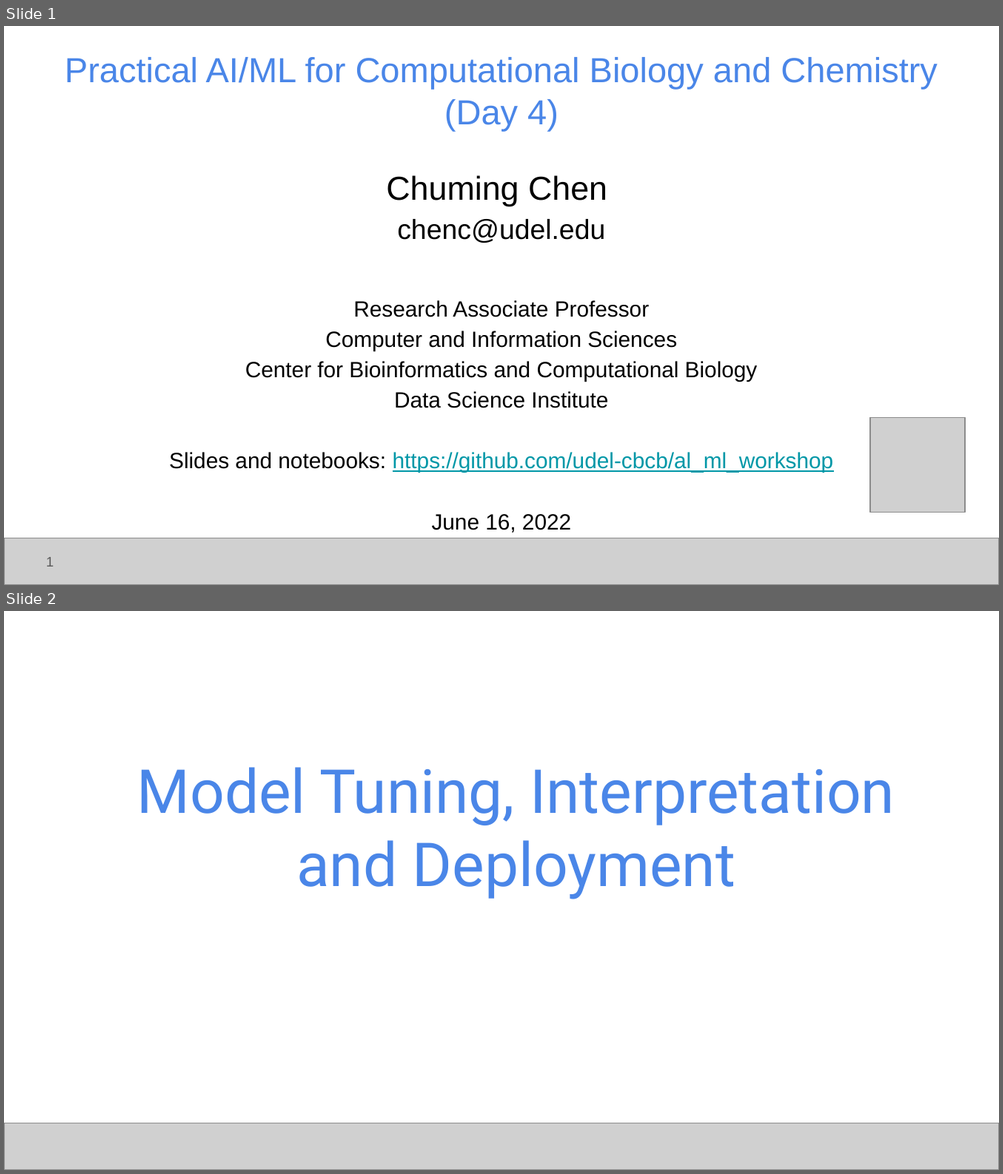
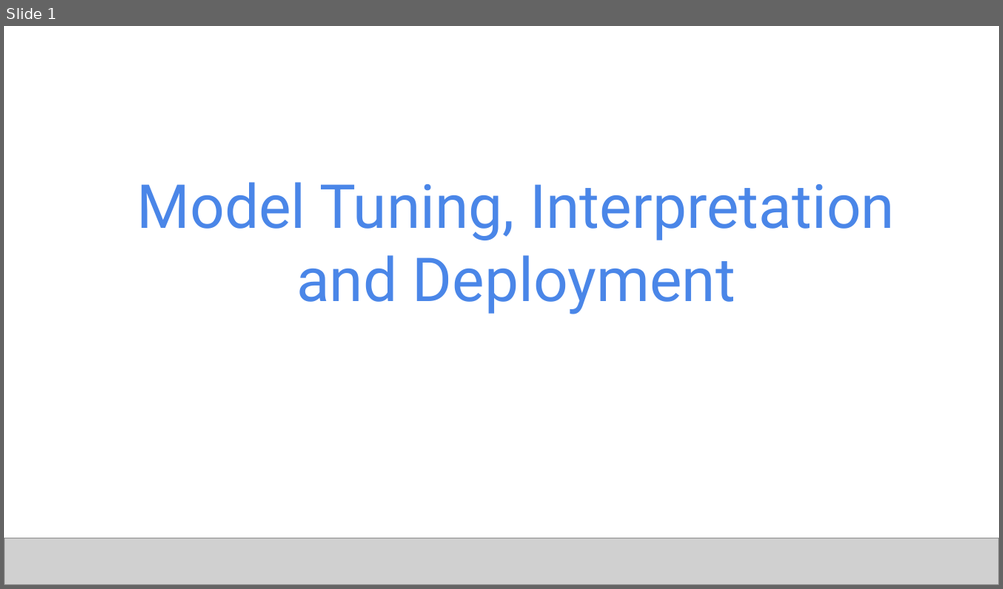
Before and after one commit to udel-cbcb/NIGMS-Sandbox-UD, a slide deck: Submodule_4/Lectures/Submodule_4_Lecture_2_Model_Tuning_Interpretation_Deployment.pptx. Shown one above the other, each under a label of ours: slides 1 and 2 before the commit, slide 1 after it. The pictures are 1003x1174 and 1003x589 pixels, drawn with LibreOffice and Linux fonts; fonts in the diff are those of the drawing; grey boxes stand for pictures. Boxes give left, top, right and bottom in pixels: in the first picture for what was removed or moved away, otherwise in the second. Text is boxed around its words. In the diff, an @@ line names an element or a change of style, - is before the commit and + after.

```diff
--- a/Submodule_4/Lectures/Submodule_4_Lecture_2_Model_Tuning_Interpretation_Deployment.pptx
+++ b/Submodule_4/Lectures/Submodule_4_Lecture_2_Model_Tuning_Interpretation_Deployment.pptx
@@ slide 1 removed at (4, 26, 999, 585), background #FFFFFF @@
@@ title removed at (65, 57, 937, 131) @@
-Practical AI/ML for Computational Biology and Chemistry
-(Day 4)
@@ text removed at (169, 175, 834, 533) @@
-Chuming Chen
-chenc@udel.edu
-Research Associate Professor
-Computer and Information Sciences
-Center for Bioinformatics and Computational Biology
-Data Science Institute
-Slides and notebooks: https://github.com/udel-cbcb/al_ml_workshop
-June 16, 2022
@@ picture removed at (871, 418, 965, 512) @@
@@ picture removed at (4, 538, 999, 585) @@
@@ page number removed at (46, 557, 54, 567) @@
-1
@@ what was slide 2 is now slide 1 @@
```
Also in this commit, not shown: 4 other files.
